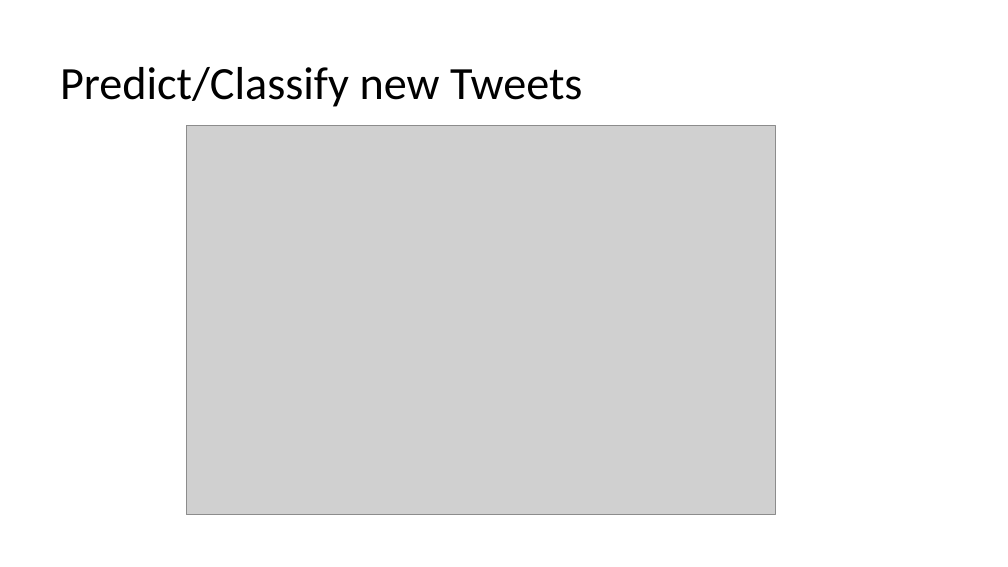
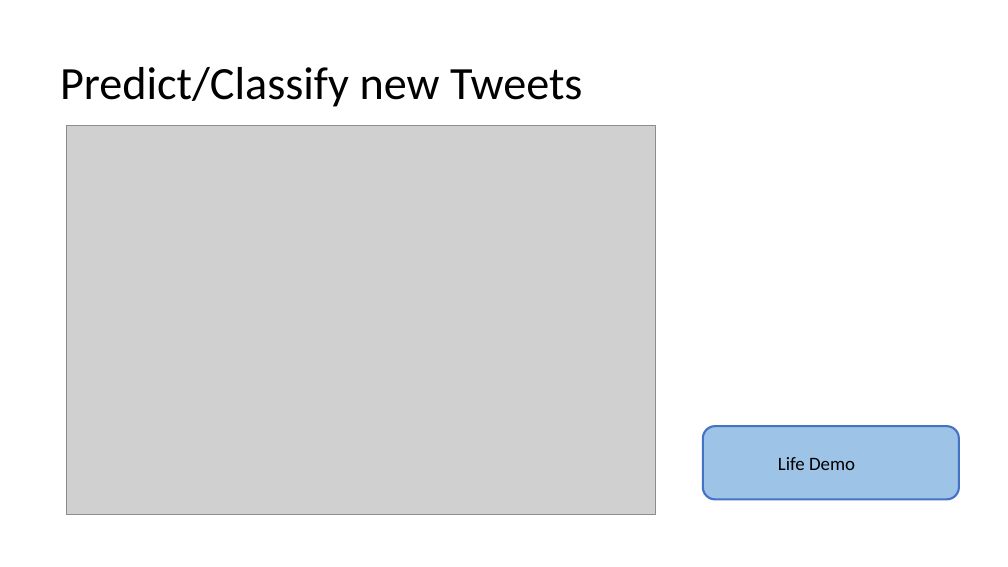
Before and after one commit to julia105/NLP-Project, a slide deck: slide 9 of Presentation Fire.pptx. Drawn at 1008x567 pixels with LibreOffice and Linux fonts; fonts in the diff are those of the drawing; grey boxes stand for pictures. Boxes give left, top, right and bottom in pixels: in the first picture for what was removed or moved away, otherwise in the second. Text is boxed around its words. In the diff, an @@ line names an element or a change of style, - is before the commit and + after.

```diff
--- a/Presentation Fire.pptx
+++ b/Presentation Fire.pptx
@@ picture: place and size @@
-picture at bbox=[186, 126, 775, 515]
+picture at bbox=[67, 126, 656, 515]
@@ rounded rectangle added at bbox=[703, 426, 960, 500], fill #9DC3E6, outline #4472C4 2 pt, 18 pt, text #000000 @@
+Life Demo
```
Also in this commit, not shown: 4 other slides changed.
